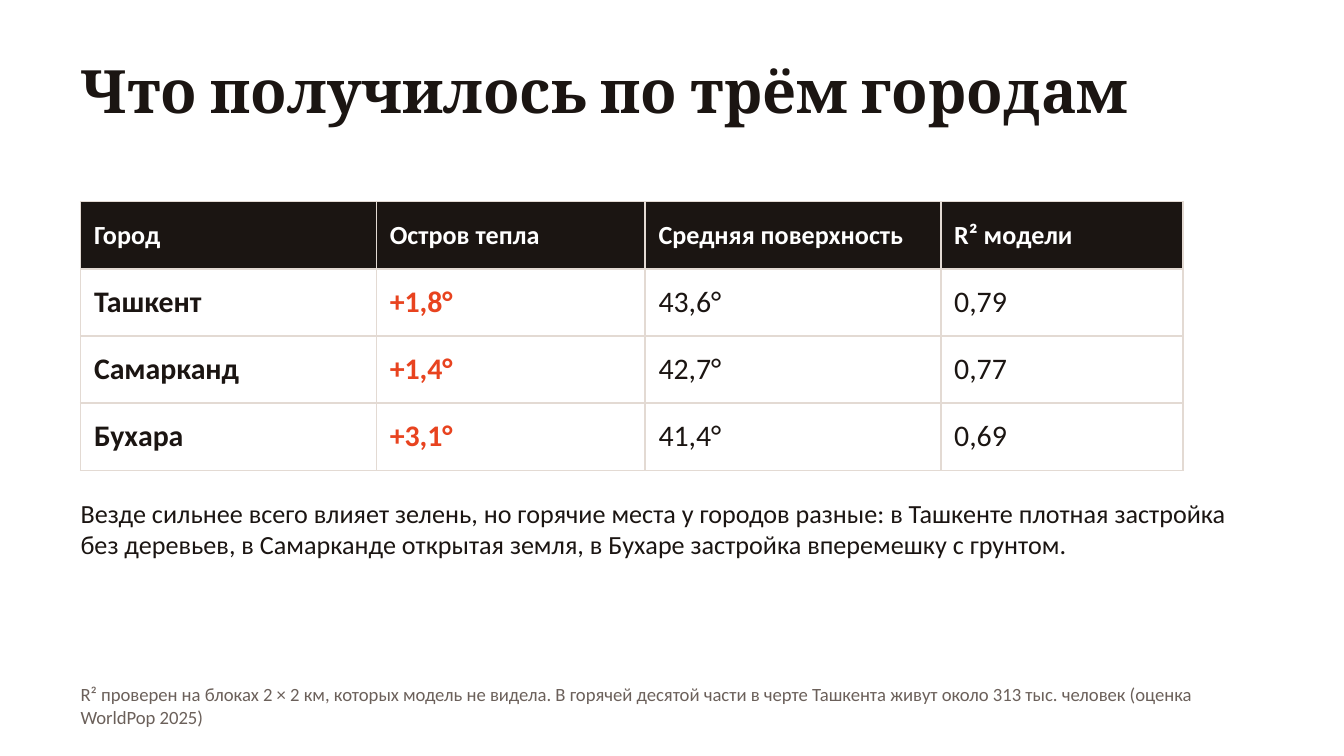
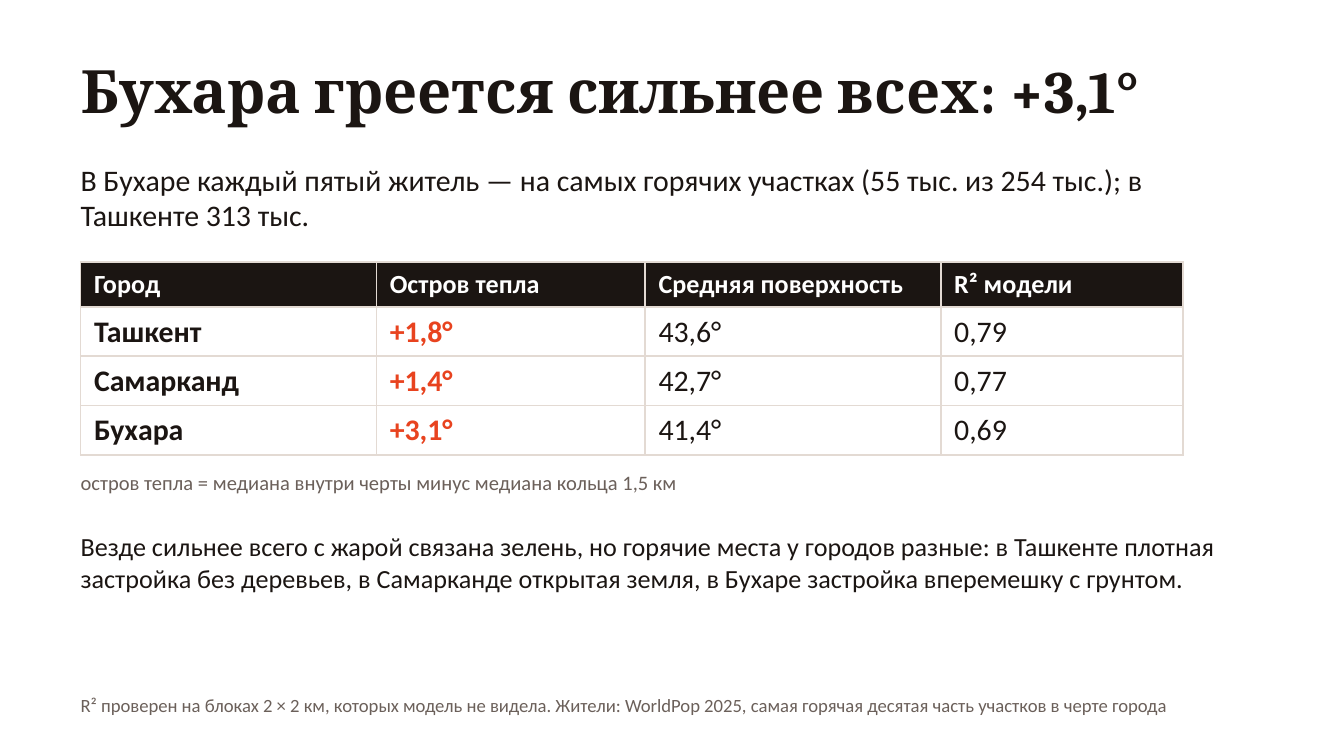
Before and after one commit to root3315/uzha-heat, a slide deck: slide 6 of docs/uzha-pitch.pptx (slide 7 before the commit). Drawn at 1344x756 pixels with LibreOffice and Linux fonts; fonts in the diff are those of the drawing. Boxes give left, top, right and bottom in pixels: in the first picture for what was removed or moved away, otherwise in the second. Text is boxed around its words. In the diff, an @@ line names an element or a change of style, - is before the commit and + after.

```diff
--- a/docs/uzha-pitch.pptx
+++ b/docs/uzha-pitch.pptx
@@ text at [81, 70, 1139, 128]: text changed @@
-Что получилось по трём городам
+Бухара греется сильнее всех: +3,1°
@@ text added at [81, 169, 1142, 227], 16 pt, text #1B1512 @@
+В Бухаре каждый пятый житель — на самых горячих участках (55 тыс. из 254 тыс.); в Ташкенте 313 тыс.
@@ table: place and size @@
-table at [81, 202, 1183, 455]
+table at [81, 262, 1183, 449]
@@ text added at [81, 477, 676, 494], 11 pt, text #6B605A @@
+остров тепла = медиана внутри черты минус медиана кольца 1,5 км
@@ text at [81, 538, 1214, 593]: text changed @@
-Везде сильнее всего влияет зелень, но горячие места у городов разные: в Ташкенте плотная застройка без деревьев, в Самарканде открытая земля, в Бухаре застройка вперемешку с грунтом.
+Везде сильнее всего с жарой связана зелень, но горячие места у городов разные: в Ташкенте плотная застройка без деревьев, в Самарканде открытая земля, в Бухаре застройка вперемешку с грунтом.
@@ text at [81, 697, 1166, 715]: text changed @@
-R² проверен на блоках 2 × 2 км, которых модель не видела. В горячей десятой части в черте Ташкента живут около 313 тыс. человек (оценка WorldPop 2025)
+R² проверен на блоках 2 × 2 км, которых модель не видела. Жители: WorldPop 2025, самая горячая десятая часть участков в черте города
```
Also in this commit, not shown: 7 other slides changed, 1 slide added, 2 slides removed.
